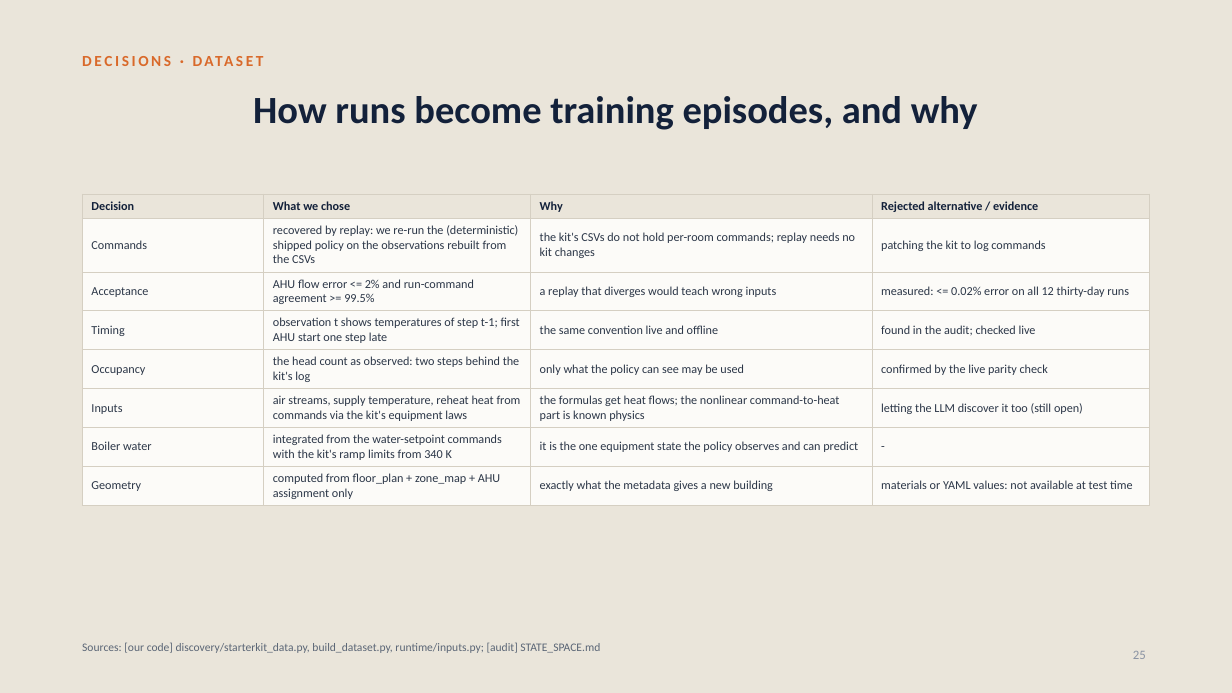
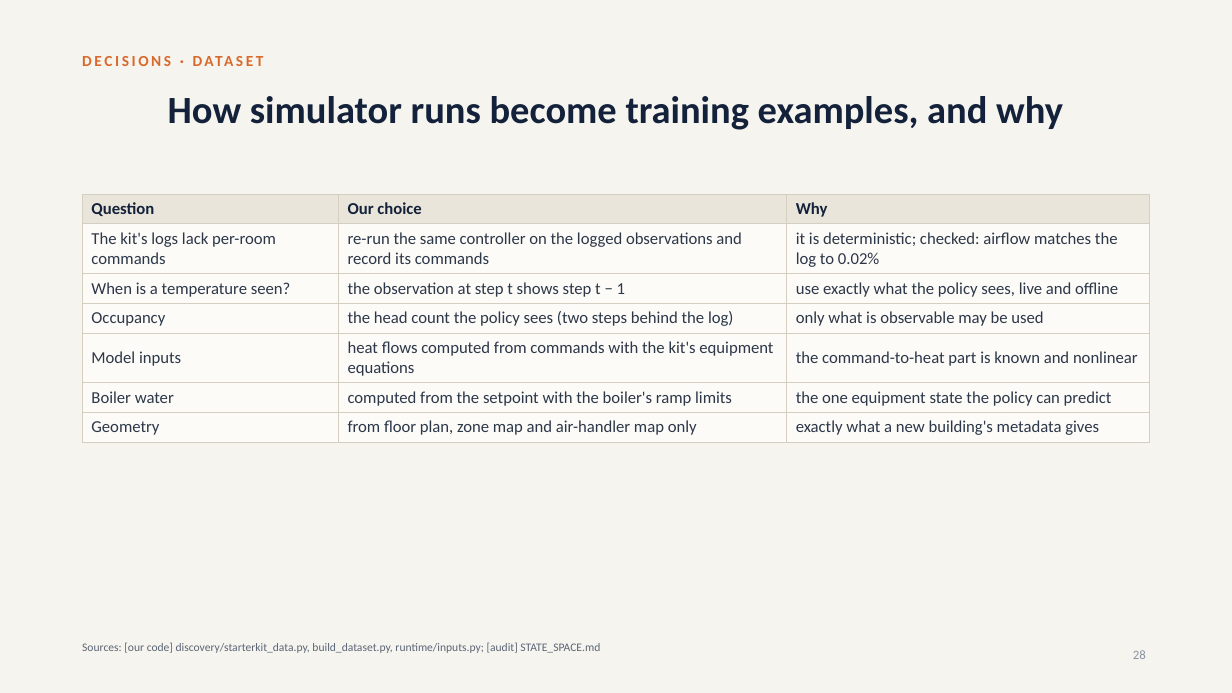
Before and after one commit to srivathsanb14/working-code, a slide deck: slide 28 of docs/One_Controller_for_Every_Building.pptx (slide 25 before the commit). Drawn at 1232x693 pixels with LibreOffice and Linux fonts; fonts in the diff are those of the drawing. Boxes give left, top, right and bottom in pixels: in the first picture for what was removed or moved away, otherwise in the second. Text is boxed around its words. In the diff, an @@ line names an element or a change of style, - is before the commit and + after.

```diff
--- a/docs/One_Controller_for_Every_Building.pptx
+++ b/docs/One_Controller_for_Every_Building.pptx
@@ background #EAE5DA to #F6F4EF @@
@@ title at [168,96,1063,130]: text changed @@
-How runs become training episodes, and why
+How simulator runs become training examples, and why
@@ table at [82,194,1150,439] @@
-Decision | What we chose | Why | Rejected alternative / evidence
-Commands | recovered by replay: we re-run the (deterministic) shipped policy on the observations rebuilt from the CSVs | the kit's CSVs do not hold per-room commands; replay needs no kit changes | patching the kit to log commands
-Acceptance | AHU flow error <= 2% and run-command agreement >= 99.5% | a replay that diverges would teach wrong inputs | measured: <= 0.02% error on all 12 thirty-day runs
-Timing | observation t shows temperatures of step t-1; first AHU start one step late | the same convention live and offline | found in the audit; checked live
-Occupancy | the head count as observed: two steps behind the kit's log | only what the policy can see may be used | confirmed by the live parity check
-Inputs | air streams, supply temperature, reheat heat from commands via the kit's equipment laws | the formulas get heat flows; the nonlinear command-to-heat part is known physics | letting the LLM discover it too (still open)
-Boiler water | integrated from the water-setpoint commands with the kit's ramp limits from 340 K | it is the one equipment state the policy observes and can predict | -
-Geometry | computed from floor_plan + zone_map + AHU assignment only | exactly what the metadata gives a new building | materials or YAML values: not available at test time
+Question | Our choice | Why
+The kit's logs lack per-room commands | re-run the same controller on the logged observations and record its commands | it is deterministic; checked: airflow matches the log to 0.02%
+When is a temperature seen? | the observation at step t shows step t − 1 | use exactly what the policy sees, live and offline
+Occupancy | the head count the policy sees (two steps behind the log) | only what is observable may be used
+Model inputs | heat flows computed from commands with the kit's equipment equations | the command-to-heat part is known and nonlinear
+Boiler water | computed from the setpoint with the boiler's ramp limits | the one equipment state the policy can predict
+Geometry | from floor plan, zone map and air-handler map only | exactly what a new building's metadata gives
@@ page number at [1133,650,1146,659]: text changed @@
-25
+28
```
Also in this commit, not shown: 72 other slides changed, 44 slides added, 13 slides removed, 40 other files.
